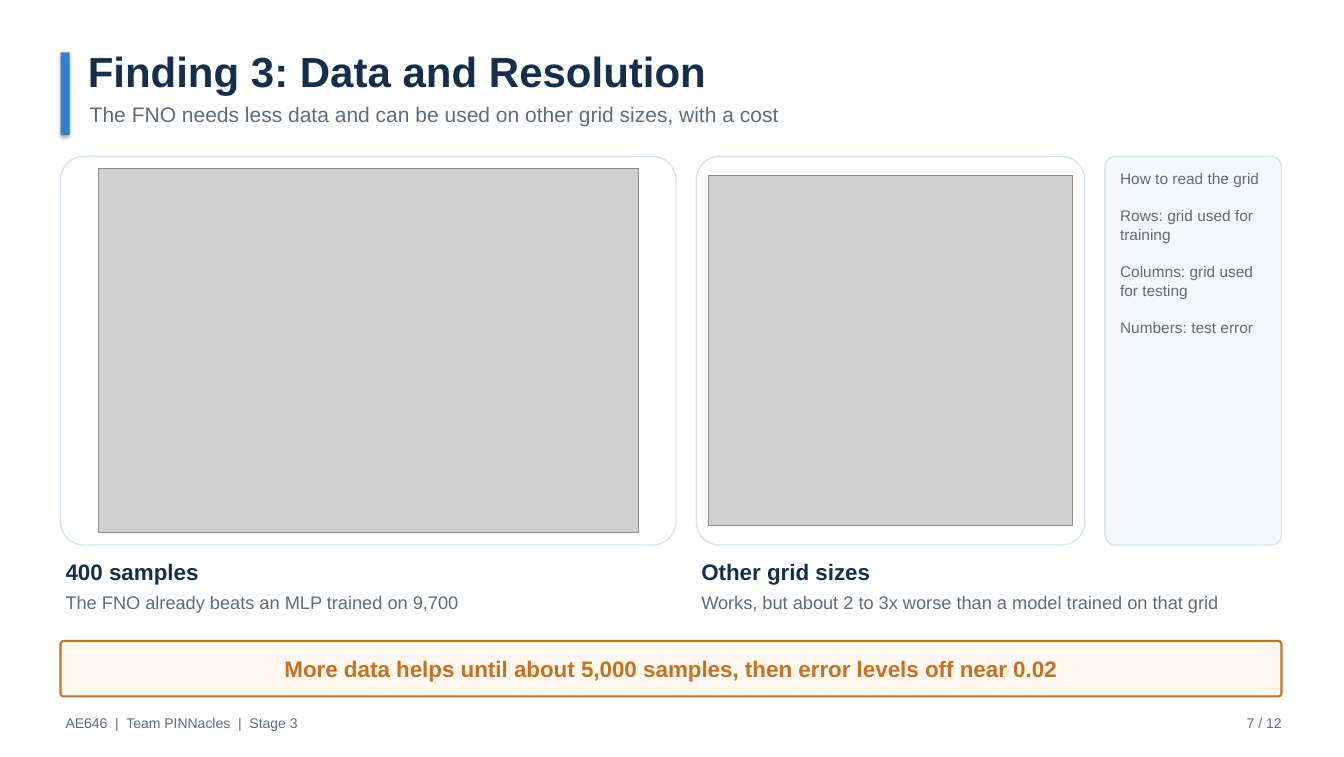
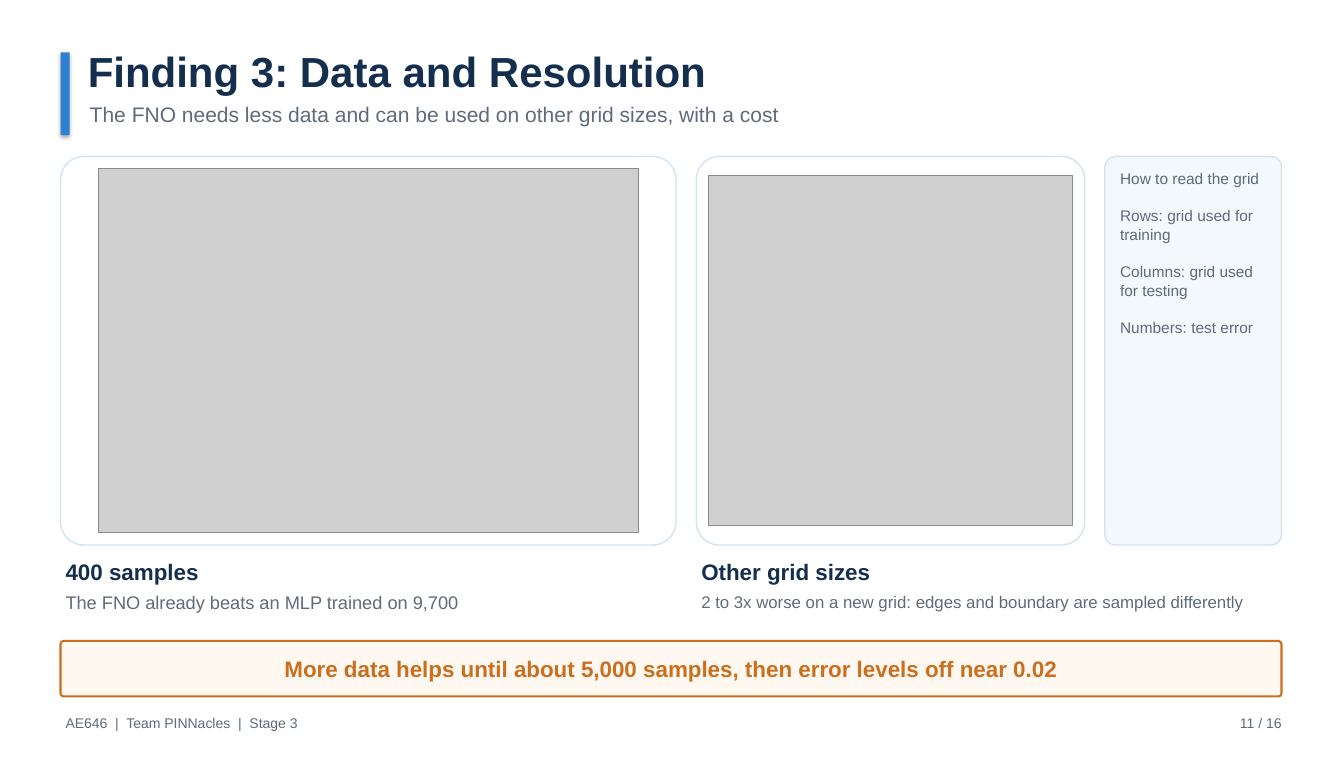
Before and after one commit to ARYAMANN7279/AE646-PINNacles, a slide deck: slide 11 of stage3/PINNacles_Stage3_FinalPresentation.pptx (slide 7 before the commit). Drawn at 1344x757 pixels with LibreOffice and Linux fonts; fonts in the diff are those of the drawing; grey boxes stand for pictures. Boxes give left, top, right and bottom in pixels: in the first picture for what was removed or moved away, otherwise in the second. Text is boxed around its words. In the diff, an @@ line names an element or a change of style, - is before the commit and + after.

Commit message:
Stage 3 deck: 16 slides with TA suggestions (Darcy equation, objectives/phases, models, data/training, hyperparameters, MLP limit, limitations)

```diff
--- a/stage3/PINNacles_Stage3_FinalPresentation.pptx
+++ b/stage3/PINNacles_Stage3_FinalPresentation.pptx
@@ text at bbox=[701, 596, 1243, 612]: text changed; size 13 to 12 pt @@
-Works, but about 2 to 3x worse than a model trained on that grid
+2 to 3x worse on a new grid: edges and boundary are sampled differently
@@ text at bbox=[1240, 718, 1282, 728]: text changed @@
-7 / 12
+11 / 16
```
Also in this commit, not shown: 8 other slides changed, 6 slides added, 2 slides removed, 13 other files.
